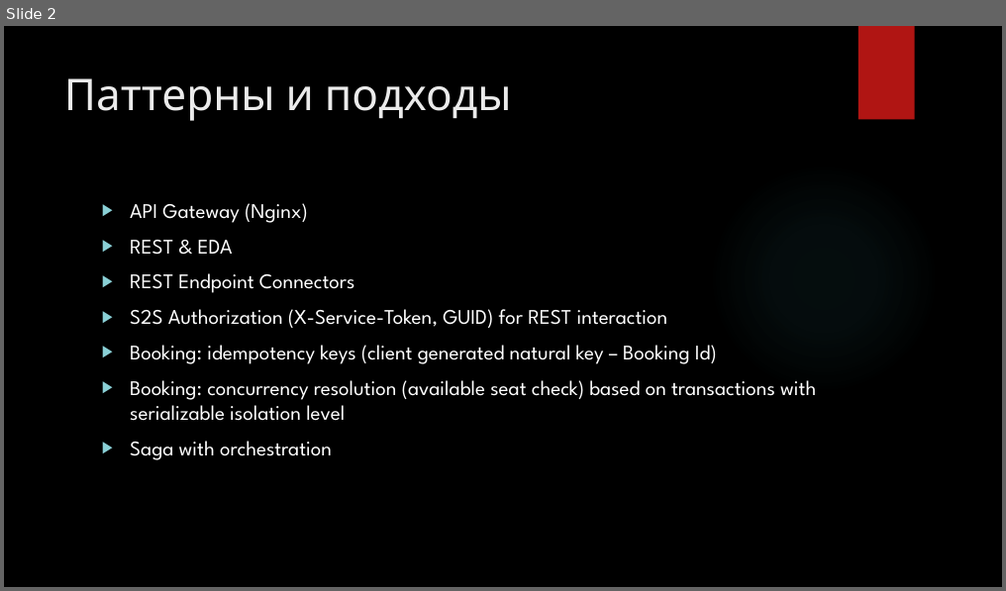
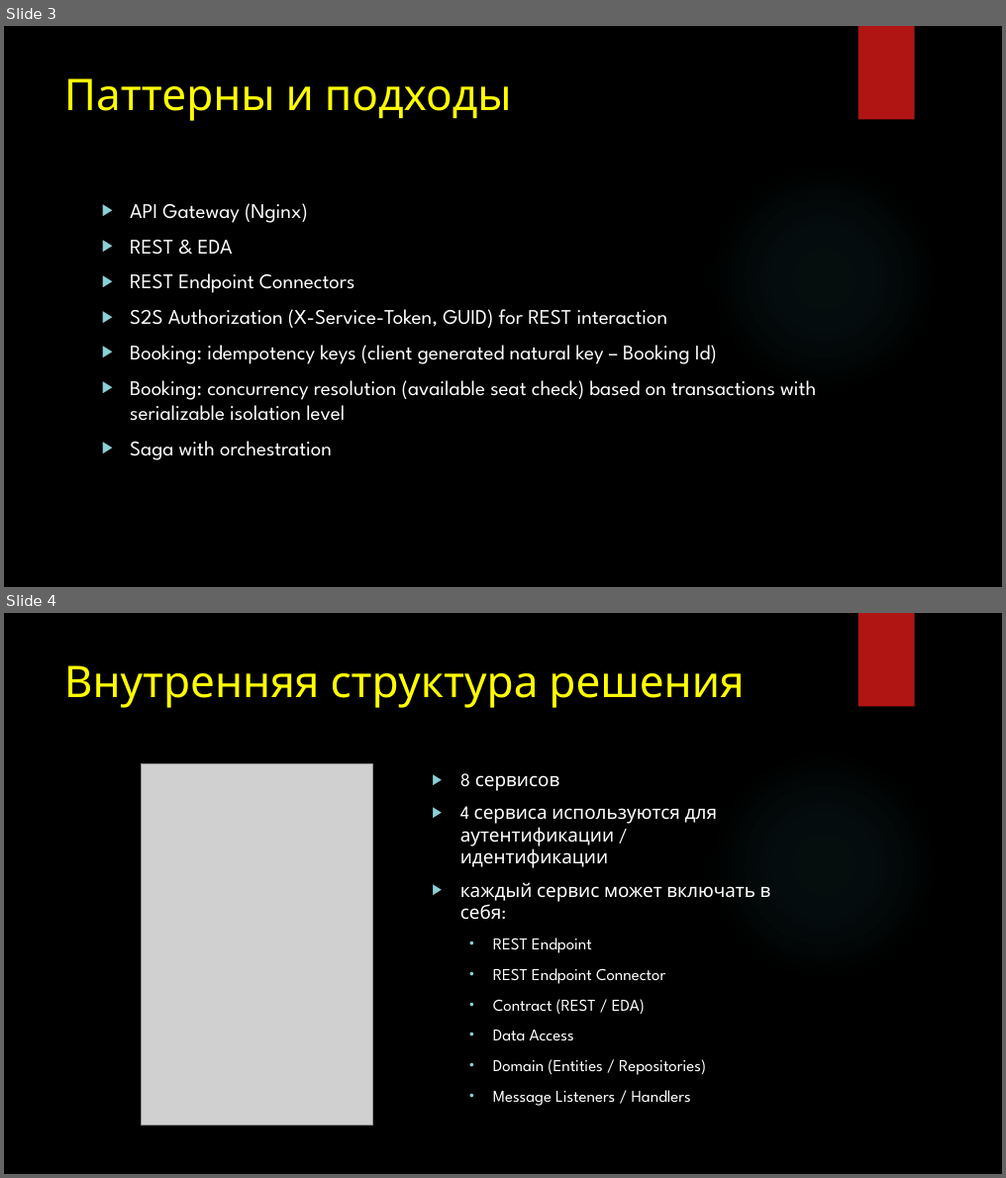
Before and after one commit to gennadytiunov/arch-labs, a slide deck: course-work/Presentation/Circus - Presentation.pptx. Shown one above the other, each under a label of ours: slide 2 before the commit, slides 3 and 4 after it. The pictures are 1006x591 and 1006x1178 pixels, drawn with LibreOffice and Linux fonts; fonts in the diff are those of the drawing; grey boxes stand for pictures; background and template pictures are left out. Boxes give left, top, right and bottom in pixels: in the first picture for what was removed or moved away, otherwise in the second. Text is boxed around its words. In the diff, an @@ line names an element or a change of style, - is before the commit and + after.

```diff
--- a/course-work/Presentation/Circus - Presentation.pptx
+++ b/course-work/Presentation/Circus - Presentation.pptx
@@ slide 4 added at (4,613,1002,1174), background picture (left out); not listed: 2 template elements that a slide beside it also shows @@
@@ title added at (64,665,744,708), 42 pt, text #FFFF00 @@
+Внутренняя структура решения
@@ picture added at (141,764,373,1125) @@
@@ text added at (460,773,771,1106), 16 pt, text #FFFFFF @@
+▶ 8 сервисов
+▶ 4 сервиса используются для аутентификации / идентификации
+▶ каждый сервис может включать в себя:
+  • REST Endpoint
+  • REST Endpoint Connector
+  • Contract (REST / EDA)
+  • Data Access
+  • Domain (Entities / Repositories)
+  • Message Listeners / Handlers
@@ what was slide 2 is now slide 3 @@
@@ slide 3 changed as well @@
@@ title "Паттерны и подходы" at (64,78,512,121): text colour #EBEBEB to #FFFF00 @@
```
Also in this commit, not shown: 9 other slides changed, 2 other slides added, 1 slide removed, 5 other files.
